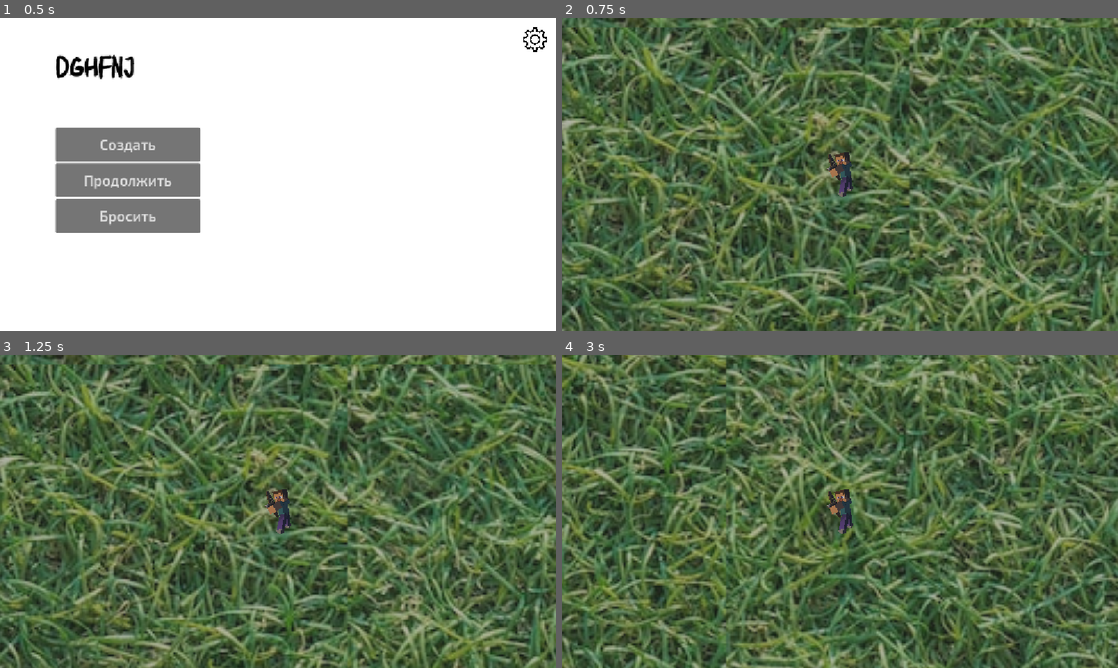
Above: before the commit, frames 1-4 (two rows, left to right).
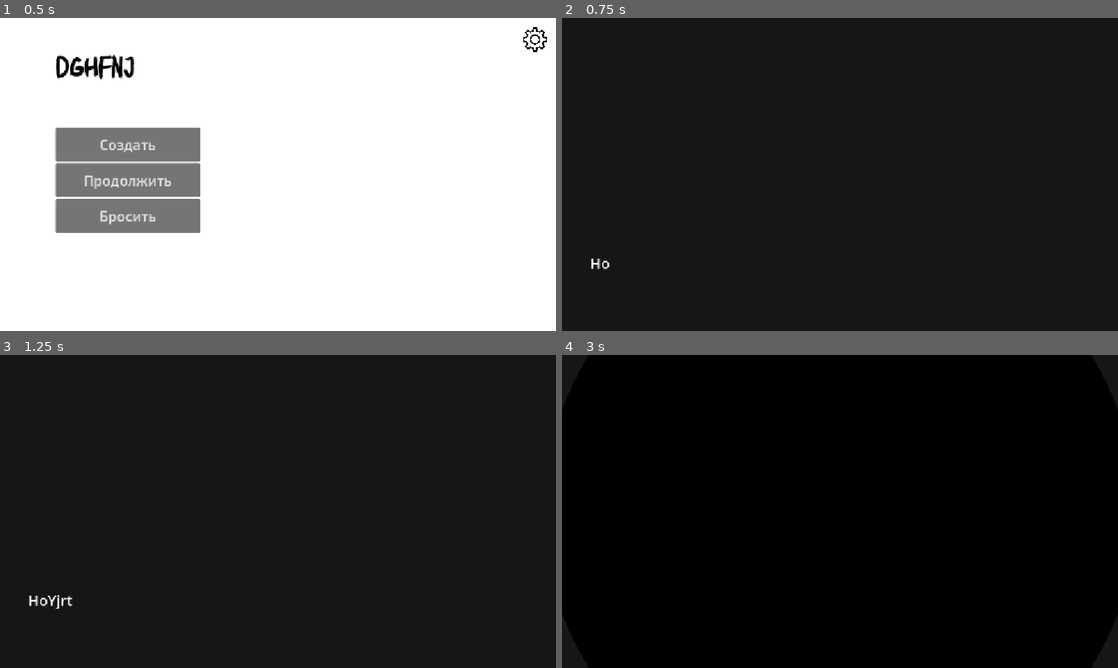
Above: after the commit, the same moments.

Repository: LubCore12/Untitled-Project
Game: Godot game, scene res://scenes/menu.tscn
Same seed, same stepped clock (60 frames per second), same inputs: the game is played once before the commit and once after it.
Inputs:
- Up to frame 1 (0.5 s): no input
- Up to frame 2 (0.75 s): click "Создать" at 0.5 s
- Up to frame 3 (1.25 s): no input
- Up to frame 4 (3 s): tap Enter at 1.25 s; hold D (right) 1.28-2.03 s; tap F (attack) at 1.35, 2.85 s; hold S (down) 2.03-2.78 s; tap Shift (run) at 2.1 s; hold D (right) from 2.78 s (still down)

Frame 1 is identical in both runs. In frame 2, 99% of the frame differs, in the area x 0-100%, y 0-100%; in frame 3, 99%; in frame 4, 100%.

Commit message:
Basic cut-scene and transition added

Diff:
--- /dev/null
+++ b/scenes/cut_scene.gd
@@ -0,0 +1,35 @@
+extends Control
+
+@export_group("DialogStats")
+@export var letter_time := 0.1
+@export var space_time := 0.25
+
+@onready var dialog_text = $DialogText
+@onready var transition = $Transition
+@onready var total_characters = $DialogText.get_total_character_count()
+
+var game_scene := "res://scenes/game.tscn"
+var transition_time := 1.0
+
+func _ready() -> void:
+	dialog_text.visible_characters = 0
+
+	await display_text()
+
+	var tween = create_tween()
+	tween.tween_property(transition.material, "shader_parameter/size", 1.0, transition_time).from(0.0)
+	await get_tree().create_timer(transition_time + 0.5).timeout
+
+	get_tree().change_scene_to_file(game_scene)
+
+func display_text():
+	var total_chars = dialog_text.get_total_character_count()
+
+	for i in range(total_chars):
+		dialog_text.visible_characters += 1
+		var current_char = dialog_text.get_parsed_text()[i]
+
+		if current_char == " ":
+			await get_tree().create_timer(space_time).timeout
+		else:
+			await get_tree().create_timer(letter_time).timeout
--- /dev/null
+++ b/scenes/cut_scene.tscn
@@ -0,0 +1,52 @@
+[gd_scene format=3 uid="uid://cujmbsafhmgny"]
+
+[ext_resource type="Script" uid="uid://ccrds7b8tco3u" path="res://scenes/cut_scene.gd" id="1_5gp8g"]
+[ext_resource type="Shader" uid="uid://bh0gij6m1gdhs" path="res://scenes/transition.gdshader" id="2_ascsr"]
+
+[sub_resource type="Theme" id="Theme_iedig"]
+
+[sub_resource type="ShaderMaterial" id="ShaderMaterial_5gp8g"]
+shader = ExtResource("2_ascsr")
+shader_parameter/size = 0.0
+
+[node name="CutScene" type="Control" unique_id=1329905073]
+layout_mode = 3
+anchors_preset = 15
+anchor_right = 1.0
+anchor_bottom = 1.0
+grow_horizontal = 2
+grow_vertical = 2
+script = ExtResource("1_5gp8g")
+
+[node name="BG" type="ColorRect" parent="." unique_id=442315166]
+layout_mode = 1
+anchors_preset = 15
+anchor_right = 1.0
+anchor_bottom = 1.0
+grow_horizontal = 2
+grow_vertical = 2
+color = Color(0.08779136, 0.087791376, 0.087791376, 1)
+
+[node name="DialogText" type="RichTextLabel" parent="." unique_id=2071376996]
+layout_mode = 1
+anchors_preset = -1
+anchor_left = 0.05
+anchor_top = 0.75
+anchor_right = 0.95
+anchor_bottom = 0.95
+grow_horizontal = 2
+grow_vertical = 0
+theme = SubResource("Theme_iedig")
+theme_override_font_sizes/normal_font_size = 30
+bbcode_enabled = true
+text = "НоYjrtjrh Но"
+
+[node name="Transition" type="ColorRect" parent="." unique_id=265652006]
+material = SubResource("ShaderMaterial_5gp8g")
+layout_mode = 1
+anchors_preset = 15
+anchor_right = 1.0
+anchor_bottom = 1.0
+grow_horizontal = 2
+grow_vertical = 2
+color = Color(0, 0, 0, 1)
--- /dev/null
+++ b/scenes/game.gd
@@ -0,0 +1,9 @@
+extends Node2D
+
+@onready var transition = $CanvasLayer/Transition
+
+var transition_time := 1.0
+
+func _ready() -> void:
+	var tween = create_tween()
+	tween.tween_property(transition.material, "shader_parameter/size", 0.0, transition_time).from(1.0)
--- a/scenes/game.tscn
+++ b/scenes/game.tscn
@@ -1,10 +1,18 @@
 [gd_scene format=3 uid="uid://bs2o8vhxajrgr"]
 
+[ext_resource type="Script" uid="uid://jaenv4g0gqv2" path="res://scenes/game.gd" id="1_lbhrr"]
 [ext_resource type="PackedScene" uid="uid://j4vihd1cr0ya" path="res://scenes/ground.tscn" id="1_lnu2h"]
 [ext_resource type="PackedScene" uid="uid://ck5bnij8waq8q" path="res://scenes/choice_menu.tscn" id="1_yqjtg"]
 [ext_resource type="PackedScene" uid="uid://0keq2j52jcvb" path="res://scenes/player.tscn" id="2_lnu2h"]
+[ext_resource type="Shader" uid="uid://bh0gij6m1gdhs" path="res://scenes/transition.gdshader" id="4_iywne"]
+
+[sub_resource type="ShaderMaterial" id="ShaderMaterial_37okk"]
+resource_local_to_scene = true
+shader = ExtResource("4_iywne")
+shader_parameter/size = 0.999999977648
 
 [node name="Game" type="Node2D" unique_id=842761796]
+script = ExtResource("1_lbhrr")
 
 [node name="Ground" parent="." unique_id=429428900 instance=ExtResource("1_lnu2h")]
 
@@ -12,4 +20,13 @@
 
 [node name="ChoiceMenu" parent="CanvasLayer" unique_id=1031216120 instance=ExtResource("1_yqjtg")]
 
+[node name="Transition" type="ColorRect" parent="CanvasLayer" unique_id=483490334]
+material = SubResource("ShaderMaterial_37okk")
+anchors_preset = 15
+anchor_right = 1.0
+anchor_bottom = 1.0
+grow_horizontal = 2
+grow_vertical = 2
+color = Color(0, 0, 0, 1)
+
 [node name="Player" parent="." unique_id=573671080 instance=ExtResource("2_lnu2h")]
--- a/scenes/scripts/menu.gd
+++ b/scenes/scripts/menu.gd
@@ -1,10 +1,11 @@
 extends Control
 
 @onready var game_scene = "res://scenes/game.tscn"
+@onready var cut_scene = "res://scenes/cut_scene.tscn"
 @onready var settings_menu = $SettingsMenu
 
 func _on_play_pressed() -> void:
-	get_tree().change_scene_to_file(game_scene)
+	get_tree().change_scene_to_file(cut_scene)
 
 func _on_settings_button_pressed() -> void:
 	settings_menu.show()
--- /dev/null
+++ b/scenes/transition.gdshader
@@ -0,0 +1,10 @@
+shader_type canvas_item;
+
+uniform float size: hint_range(0.0, 1.0, .01);
+
+void fragment() {
+	float ratio = dFdy(UV.y) / dFdx(UV.x);
+	vec2 ratio_uv = vec2(mix(0.5, UV.x, ratio), UV.y);
+	float circle = step(distance(vec2(0.5), ratio_uv), size * 1.05);
+	COLOR.a = circle;
+}
Not shown, added: scenes/cut_scene.gd.uid
Not shown, added: scenes/game.gd.uid
Not shown, added: scenes/transition.gdshader.uid
